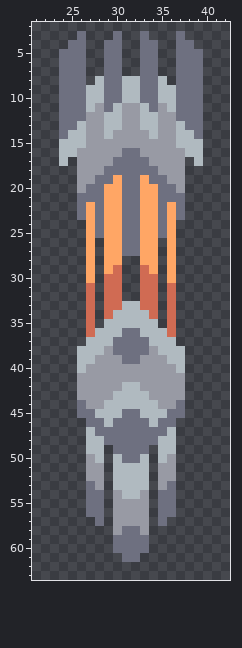
One commit to this pixel-art sprite: sprites/units/weapons/lepidoptera-gun.png. The first picture shows the starting point.
The file is 64x64 pixels. Shown: x 21..42, y 2..63.
New version:
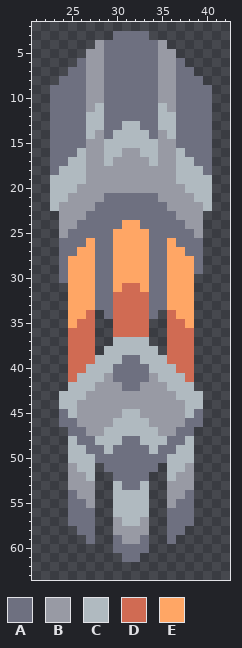
Palette (. is transparent): A #6e7080  B #989aa4  C #b0bac0  D #d06b53  E #ffa665
Commit: fixed the trashy guns
The exact change:
Changed rows in their new state; - is an unchanged pixel.
first column x 23:
 3 ---.----AA----.---
 4 --..-B--AA--B-..--
 5 -...BB--AA--BB...-
 6 -..-BB--AA--BB-..-
 7 -.--BB--AA--BB--.-
 8 ----BB--AA--BB----
 9 A---BB--AA--BB---A
10 A---BB--AA--BB---A
11 A---BC-AAAA-CB---A
12 A---CCAAAAAACC---A
13 A--ACCAACCAACCA--A
14 A-AAC-ACCCCA-CAA-A
15 AAAA--CCCCCC--AAAA
16 AAAC--CCBBCC--CAAA
17 AACC--CBBBBC--CCAA
18 ACCC--BBBBBB--CCCA
19 CCCC-BBBBBBBB-CCCC
20 CCC-BBBBBBBBBB-CCC
21 CCBBBBAA--AABBBBCC
22 CBBBB-AA--AA-BBBBC
23 -BBBA-AA--AA-ABBB-
24 -BBAA-AAEEAA-AABB-
25 -BAAA-A-EE-A-AAAB-
26 -AAA-AA-EE-AA-AAA-
27 -AAE-AA-EE-AA-EAA-
28 -AEE-AA-EE-AA-EEA-
29 -AEE-AAEEEEAA-EEA-
30 -AEE-AAEEEEAA-EE--
31 --EEEAAEDDEAAEEE--
32 --EEEAA-DD-AAEEE--
33 --EEEAA-DD-AAEEE--
34 --EE--ADDDDA--EE--
35 --ED--.DDDD.--DE--
36 --DD-..DDDD..-DD--
37 --DDD..CCCC..DDD--
38 --DDD.CCCCCC.DDD--
39 --DDDCCC--CCCDDD--
40 --DDCCCAAAACCCDD--
41 --DCCC-AAAA-CCCD--
42 --CCC---AA---CCC--
43 -CCC---BBBB---CCC-
44 -CCB--BBBBBB--BCC-
45 -ACBBBBBCCBBBBBCA-
46 -AABBBBCCCCBBBBAA-
47 --AABBCCCCCCBBAA--
48 --CAA-CC--CC-AAC--
49 --CCAAC----CAACC--
50 --CCCAAA--AAACCC--
51 --BCC.AAAAAA.CCB--
52 --BBC.-AAAA-.CBB--
53 --BBB.--AA--.BBB--
54 --ABB.-C--C-.BBA--
55 --AAB.-CCCC-.BAA--
56 --AA-.-CCCC-.-AA--
57 --AAA.--CC--.AAA--
58 ---AA---BB---AA---
59 ----A---BB---A----
